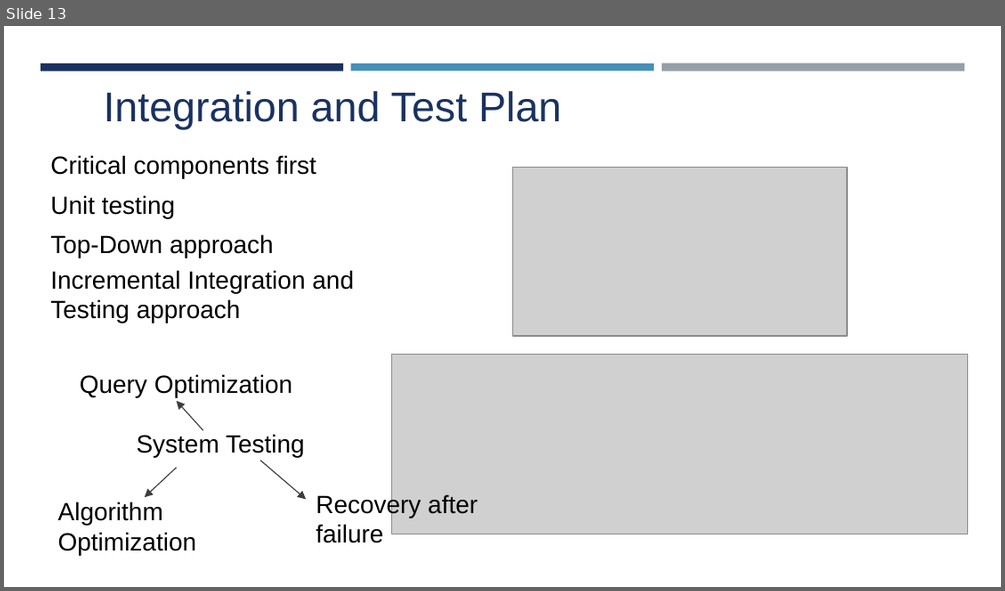
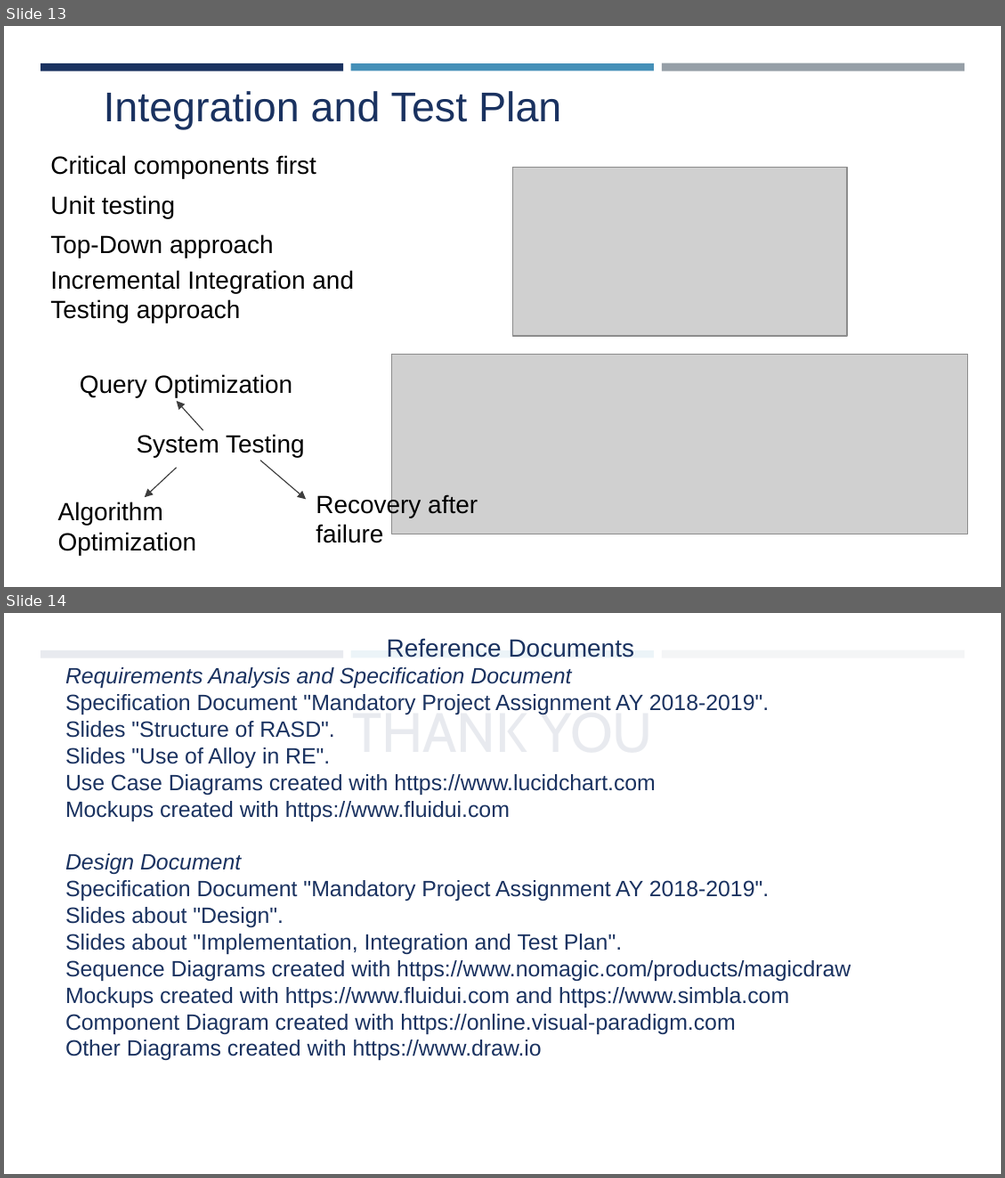
Before and after one commit to lucaalessandrelli/trackme, a slide deck: SEProject.pptx. Shown one above the other, each under a label of ours: slide 13 before the commit, slides 13 and 14 after it. The pictures are 1005x591 and 1005x1178 pixels, drawn with LibreOffice and Linux fonts; fonts in the diff are those of the drawing; grey boxes stand for pictures. Boxes give left, top, right and bottom in pixels: in the first picture for what was removed or moved away, otherwise in the second. Text is boxed around its words. In the diff, an @@ line names an element or a change of style, - is before the commit and + after.

```diff
--- a/SEProject.pptx
+++ b/SEProject.pptx
@@ slide 14 added at [4, 613, 1001, 1174], background #FFFFFF; not listed: 3 template elements that a slide beside it also shows @@
@@ text added at [65, 638, 850, 1060], 16 pt, text #1A3260 @@
+Reference Documents
+Requirements Analysis and Specification Document
+Specification Document "Mandatory Project Assignment AY 2018-2019".
+Slides "Structure of RASD".
+Slides "Use of Alloy in RE".
+Use Case Diagrams created with https://www.lucidchart.com
+Mockups created with https://www.fluidui.com
+Design Document
+Specification Document "Mandatory Project Assignment AY 2018-2019".
+Slides about "Design".
+Slides about "Implementation, Integration and Test Plan".
+Sequence Diagrams created with https://www.nomagic.com/products/magicdraw
+Mockups created with https://www.fluidui.com and https://www.simbla.com
+Component Diagram created with https://online.visual-paradigm.com
+Other Diagrams created with https://www.draw.io
@@ title added at [352, 706, 652, 715], 40 pt, text #1A3260 @@
+THANK YOU
```
Also in this commit, not shown: 1 other slide added.
